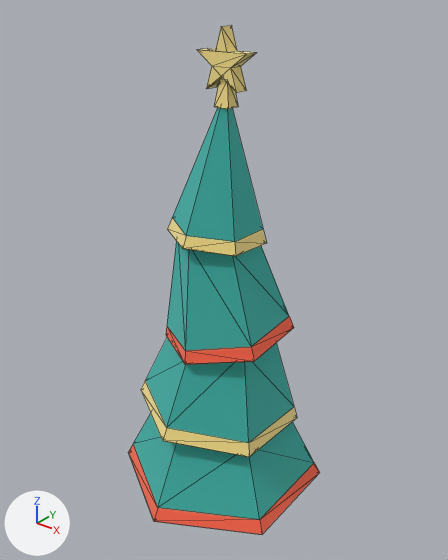
The glTF model models/static/treeDecorated.glb, before and after one commit.
The view is the same before and after, from a 50 mm camera at (1.173, -1.454, 1.877) aimed at (-0.017, 0.033, 0.955). The axes (+X, +Y, +Z) are drawn at lower left. The lights are the same throughout. Mesh edges are drawn as thin lines. Objects named as collision shapes, trigger or cutter boxes, shadow casters or lower levels of detail are left out. Where no turn or scale is listed for an object, it has been applied to the vertices.

The older version as bpy lines, for what is in view:
```python
mat_gold = principled_material('gold')
mat_gold.base_color = (0.976, 0.89, 0.502)  # beige #fcf2bc
mat_gold.metallic = 1.0
mat_gold.roughness = 1.0
mat_ribbon = principled_material('ribbon')
mat_ribbon.base_color = (1.0, 0.325, 0.204)  # orange #ff9b7d
mat_ribbon.metallic = 1.0
mat_ribbon.roughness = 1.0
me_mesh_1 = bpy.data.meshes.new('Mesh_1')
me_mesh_1.from_pydata(...)  # 73 vertices, 90 faces; spans x -0.326..0.326, y -0.376..0.376, z 0.186..1.598
me_mesh_1.materials.append(mat_leaves)  # cyan #70d6ce
me_mesh_2 = bpy.data.meshes.new('Mesh_2')
me_mesh_2.from_pydata(...)  # 24 vertices, 24 faces; spans x -0.264..0.242, y -0.302..0.283, z 0.436..1.185
me_mesh_2.materials.append(mat_gold)  # beige #fcf2bc
me_mesh_3 = bpy.data.meshes.new('Mesh_3')
me_mesh_3.from_pydata(...)  # 24 vertices, 24 faces; spans x -0.326..0.326, y -0.376..0.376, z 0.186..0.855
me_mesh_3.materials.append(mat_ribbon)  # orange #ff9b7d
me_mesh_4 = bpy.data.meshes.new('Mesh_4')
me_mesh_4.from_pydata(...)  # 30 vertices, 56 faces; spans x -0.091..0.091, y -0.024..0.024, z 0.0..0.22
me_mesh_4.materials.append(mat_gold)  # beige #fcf2bc
ob_mesh_treedecorated_1 = bpy.data.objects.new('Mesh_treeDecorated_1', me_mesh_1)
ob_mesh_treedecorated_1.location = (0.0, 0.0, 0.0)
ob_mesh_treedecorated_2 = bpy.data.objects.new('Mesh_treeDecorated_2', me_mesh_2)
ob_mesh_treedecorated_2.location = (0.0, 0.0, 0.0)
ob_mesh_treedecorated_3 = bpy.data.objects.new('Mesh_treeDecorated_3', me_mesh_3)
ob_mesh_treedecorated_3.location = (0.0, 0.0, 0.0)
ob_star = bpy.data.objects.new('star', me_mesh_4)
ob_star.location = (0.012, 0.008, 1.538)
```
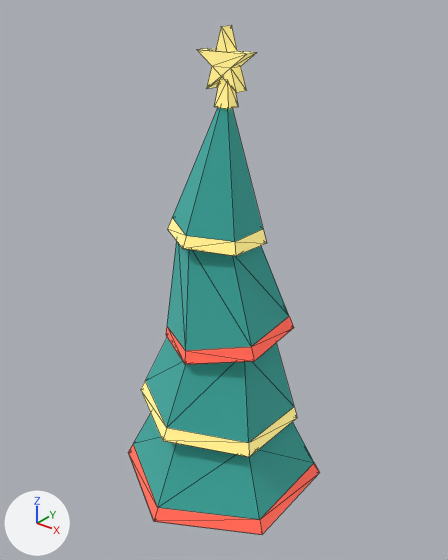
The change in detail:
In material 'gold' (mat_gold), emission_color is now set to (0.353, 0.318, 0.0863), yellow #a09953.
In material 'gold' (mat_gold), emission_strength is now set to 1.0.
In material 'ribbon' (mat_ribbon), emission_color is now set to (0.29, 0.0314, 0.0314), red #933232.
In material 'ribbon' (mat_ribbon), emission_strength is now set to 1.0.

Location of each change, [x1, y1, x2, y2] in pixels of the pictures (448 x 560 px):
'Mesh_treeDecorated_3', recoloured, surface changed
    both: [129, 317, 320, 534]
'Mesh_treeDecorated_2', recoloured, surface changed
    both: [141, 218, 297, 457]
'star', recoloured, surface changed
    both: [197, 25, 257, 109]
